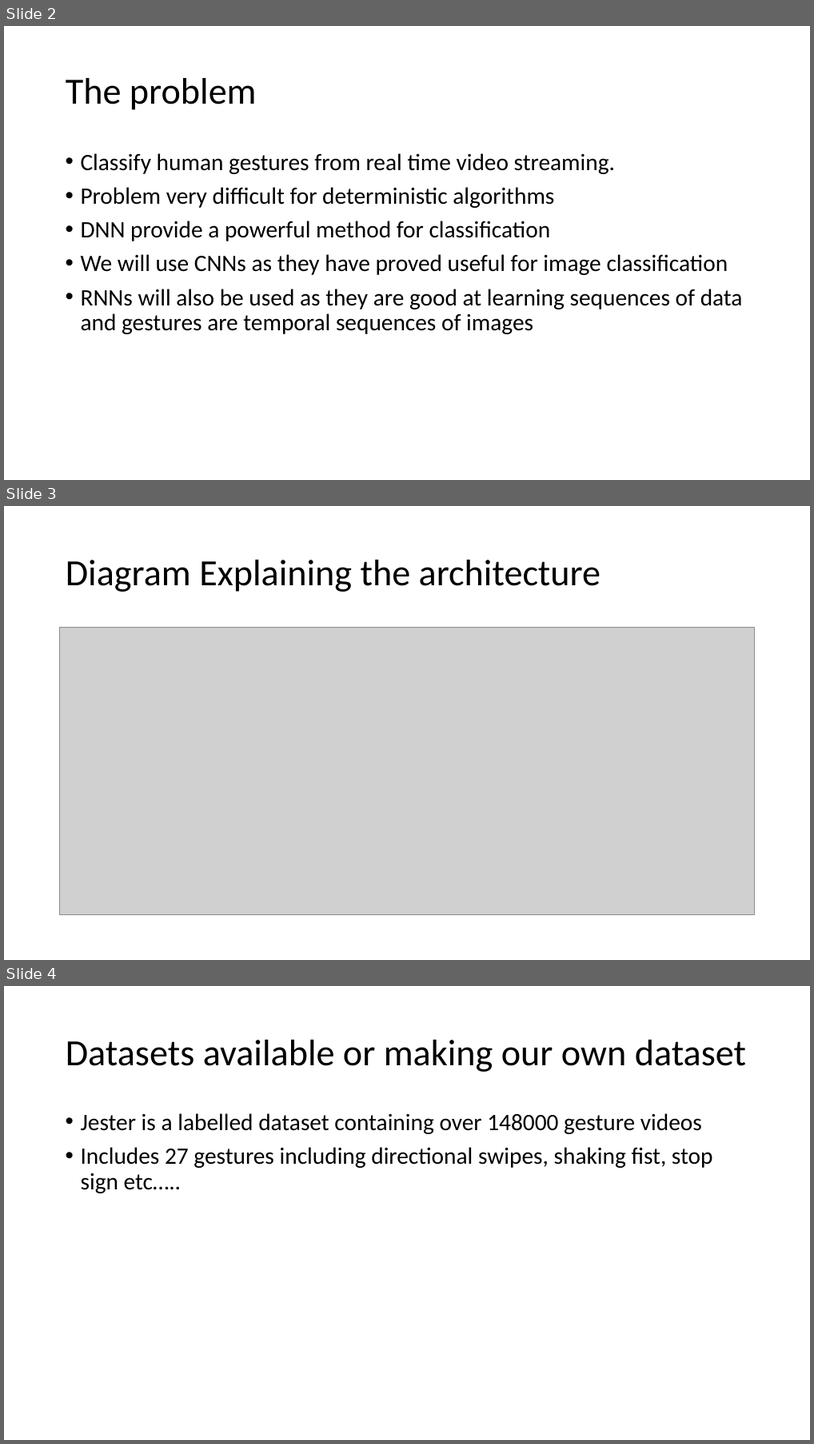
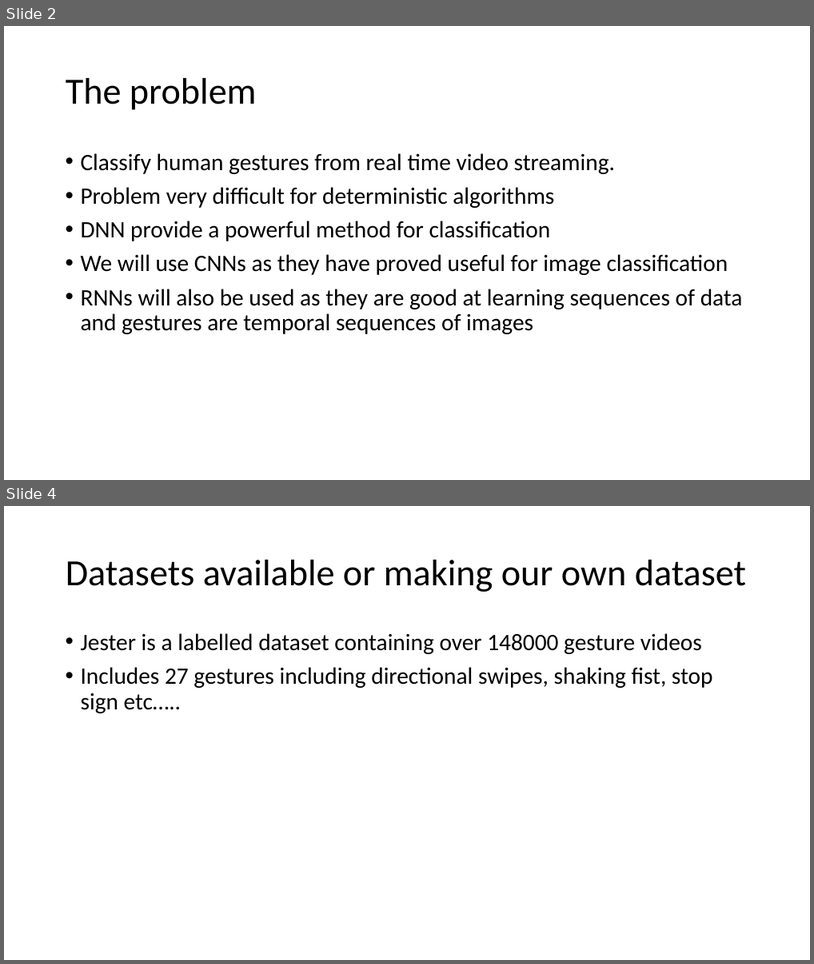
Before and after one commit to Inder95/CeADAR---Gesture-Recognition, a slide deck: CeADAR-Gesture_presentation.ppt. Shown one above the other, each under a label of ours: slides 2, 3 and 4 before the commit, slides 2 and 4 after it; the slides between them are not shown. The pictures are 814x1444 and 814x964 pixels, drawn with LibreOffice and Linux fonts; fonts in the diff are those of the drawing; grey boxes stand for pictures. Boxes give left, top, right and bottom in pixels: in the first picture for what was removed or moved away, otherwise in the second. Text is boxed around its words. In the diff, an @@ line names an element or a change of style, - is before the commit and + after.

```diff
--- a/CeADAR-Gesture_presentation.ppt
+++ b/CeADAR-Gesture_presentation.ppt
@@ slide 3 removed at [4,506,810,960], background #FFFFFF @@
@@ title removed at [66,560,601,592] @@
-Diagram Explaining the architecture
@@ picture removed at [60,627,754,915] @@
```
Also in this commit, not shown: 1 slide changed, 1 slide added.
